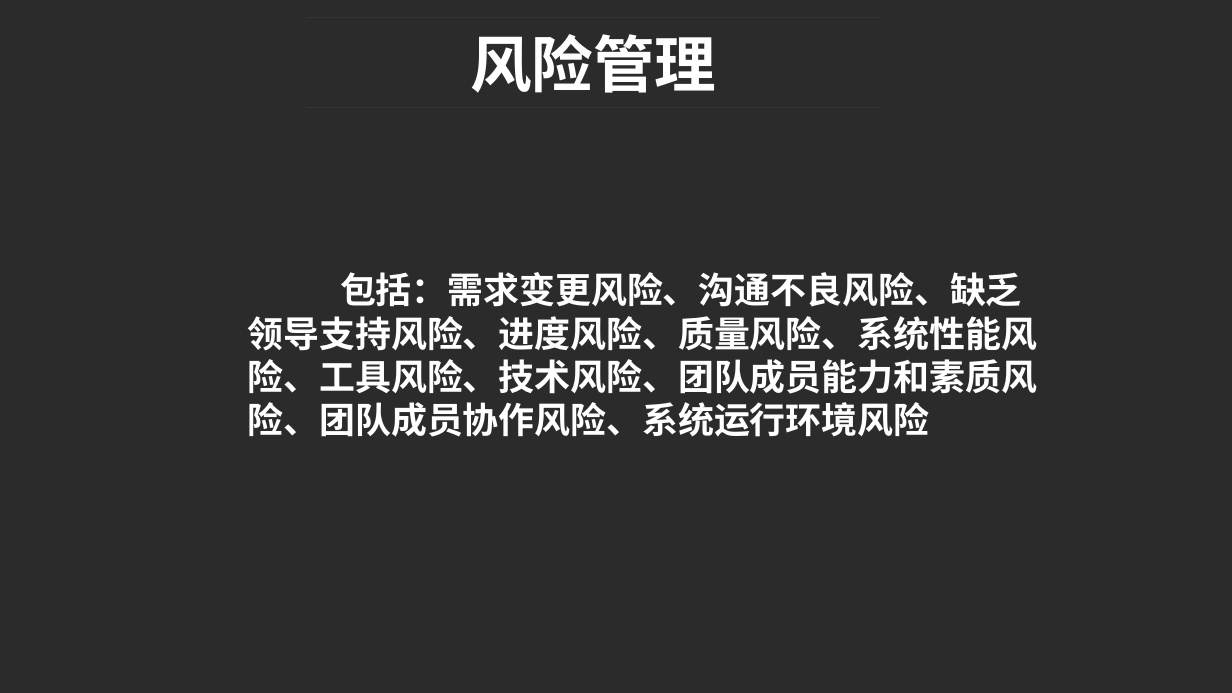
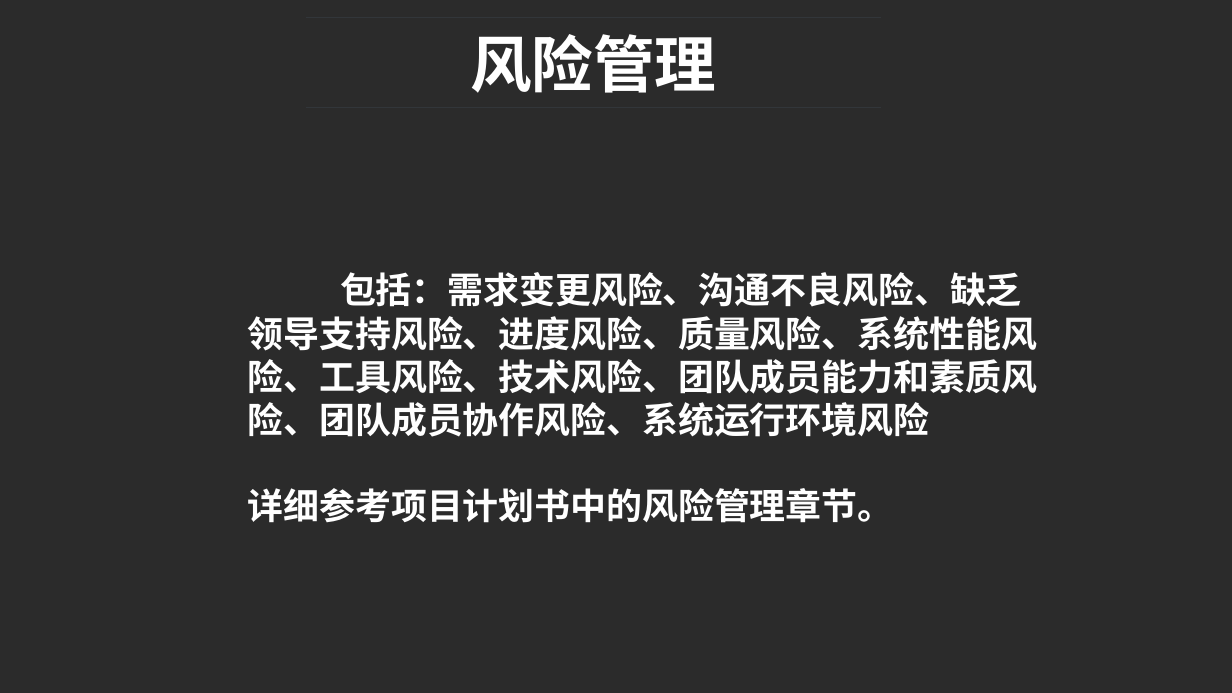
Before and after one commit to tmaczjj/2017work, a slide deck: slide 32 of week5/ppt文档/[prd-03,31501311]项目计划ppt.pptx (slide 33 before the commit). Drawn at 1232x693 pixels with LibreOffice and Linux fonts; fonts in the diff are those of the drawing; background and template pictures are left out; a plain dark background stands for a picture behind light text. Boxes give left, top, right and bottom in pixels: in the first picture for what was removed or moved away, otherwise in the second. Text is boxed around its words. In the diff, an @@ line names an element or a change of style, - is before the commit and + after.

```diff
--- a/week5/ppt文档/[prd-03,31501311]项目计划ppt.pptx
+++ b/week5/ppt文档/[prd-03,31501311]项目计划ppt.pptx
@@ text at (248,488,894,523): paragraph added @@
+详细参考项目计划书中的风险管理章节。
```
Also in this commit, not shown: 18 other slides changed, 13 slides added, 14 slides removed, 2 other files.
